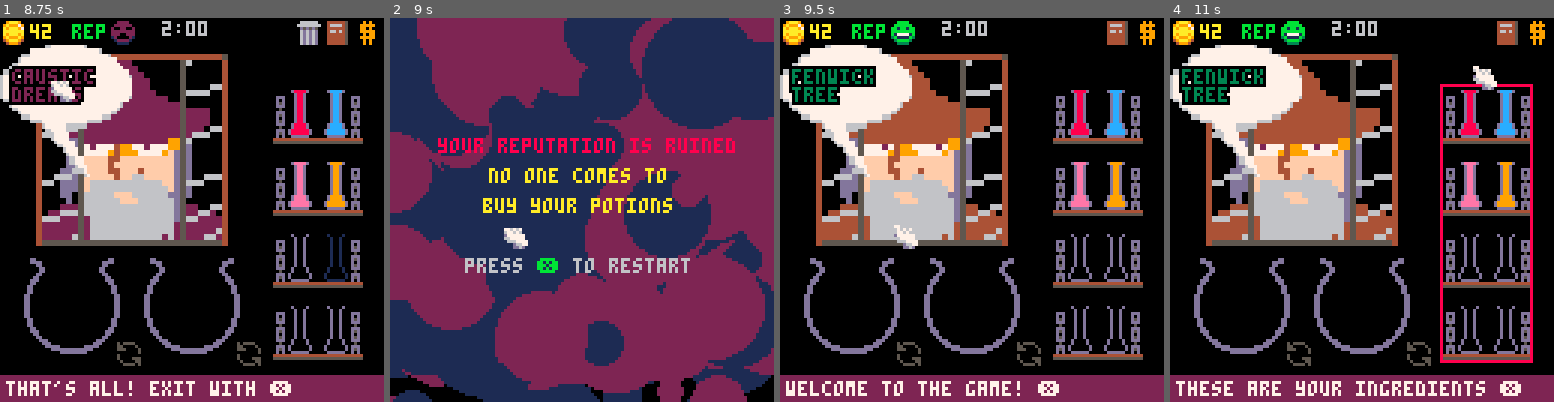
Above: before the commit, frames 1-4 (left to right).
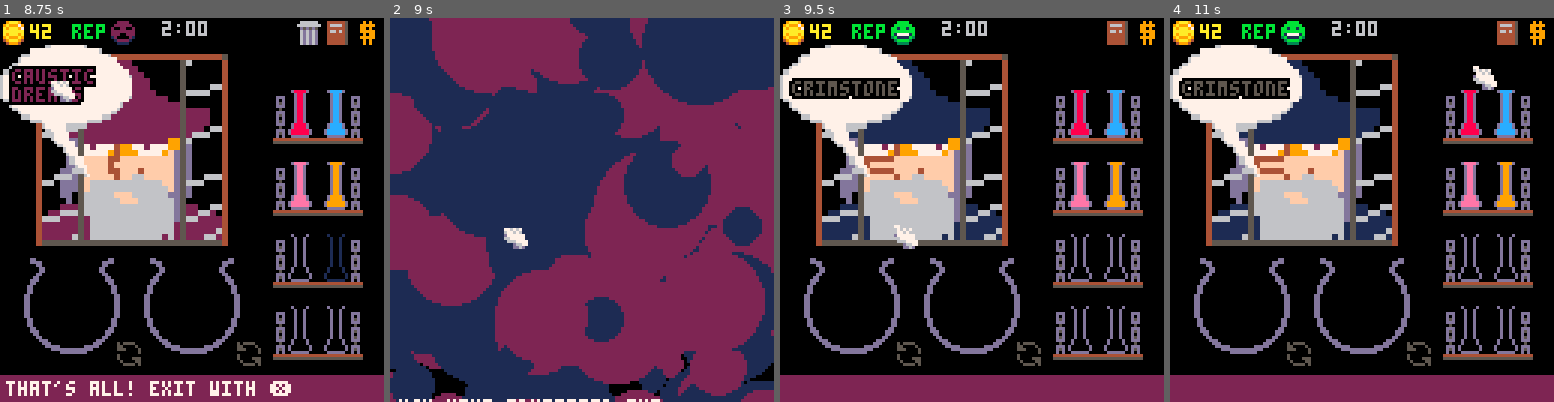
Above: after the commit, the same moments.

Repository: andbalch/cs4730_team_game
Game: PICO-8 cartridge potion.p8
Same seed, same stepped clock (60 frames per second), same inputs: the game is played once before the commit and once after it.
Inputs (mouse positions are in pixels of both pictures, inside the frame that each line leads up to):
- Up to frame 1 (8.75 s): tap O (Z key) at 0.33, 0.7, 1.43, 2.22, 3.1, 3.98, 4.87, 5.75, 6.63, 7.52, 8.4 s; click (69, 121) at 0.67 s; tap X (X key) at 1.07, 2.07, 2.4, 2.73, 3.07, 3.4, 3.73, 4.07, 4.4, 4.73, 5.07, 5.4, 5.73, 6.07, 6.4, 6.73, 7.07, 7.4, 7.73, 8.07, 8.4, 8.73 s; click (130, 267) at 1.22 s; click (195, 114) at 1.77 s; click (257, 259) at 2.32 s; click (322, 106) at 2.87 s; click (84, 256) at 3.42 s; click (145, 102) at 3.97 s; click (211, 248) at 4.52 s; click (272, 94) at 5.07 s; click (337, 244) at 5.62 s; click (99, 90) at 6.17 s; click (161, 236) at 6.72 s; click (226, 83) at 7.27 s; click (288, 229) at 7.82 s; click (49, 79) at 8.37 s
- Up to frame 2 (9 s): click (505, 225) at 8.92 s
- Up to frame 3 (9.5 s): tap X (X key) at 9.07, 9.4 s; tap O (Z key) at 9.28 s; click (956, 71) at 9.47 s
- Up to frame 4 (11 s): tap X (X key) every 0.33 s from 9.73 to 10.73 s; click (1408, 217) at 10.02 s; tap O (Z key) at 10.17 s; click (1473, 64) at 10.57 s

Frame 1 is identical in both runs. In frame 2, 30% of the frame differs, in the area x 0-100%, y 0-100%; in frame 3, 8.0%; in frame 4, 9.9%.

Commit message:
Fix never ending tutorial

Diff:
--- a/tutorial.lua
+++ b/tutorial.lua
@@ -34,8 +34,9 @@
 
 
 function tutorial_update()
-    if btnp(❎) or mp and tutorial_step < #tutorial_string then
+    if (btnp(❎) or mp) and tutorial_step < #tutorial_string then
         tutorial_step = tutorial_step + 1
+		printh(tutorial_step)
     elseif btnp(🅾️) and tutorial_step > 1 then
         tutorial_step = tutorial_step - 1
 	elseif btnp(❎) and tutorial_step == #tutorial_string then
